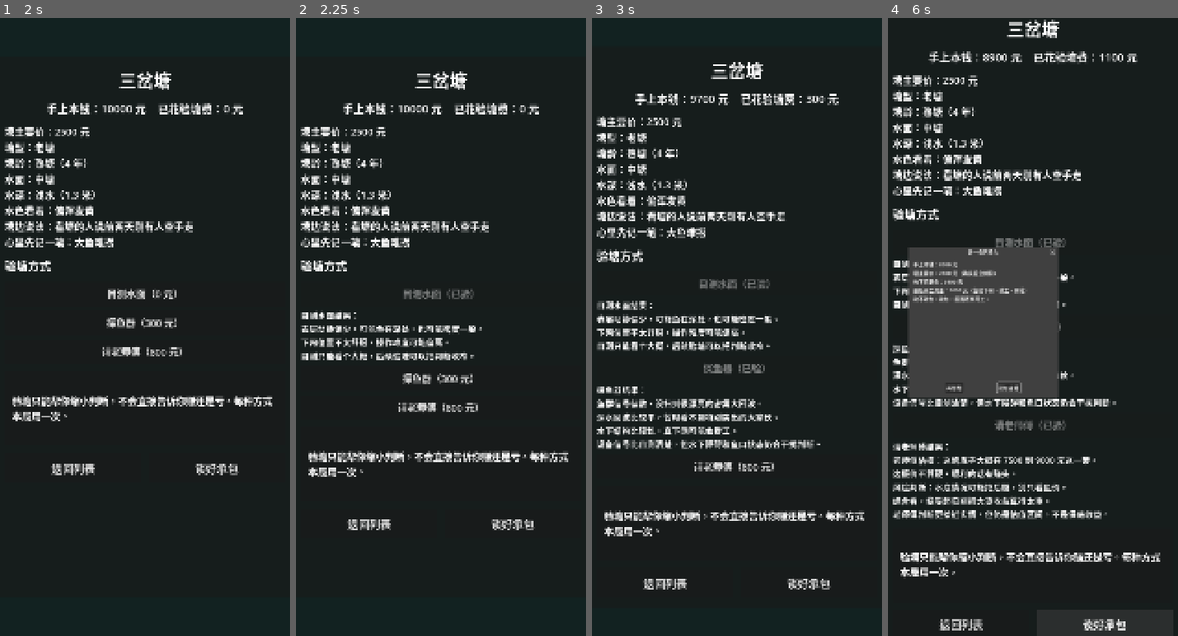
Above: before the commit, frames 1-4 (left to right).
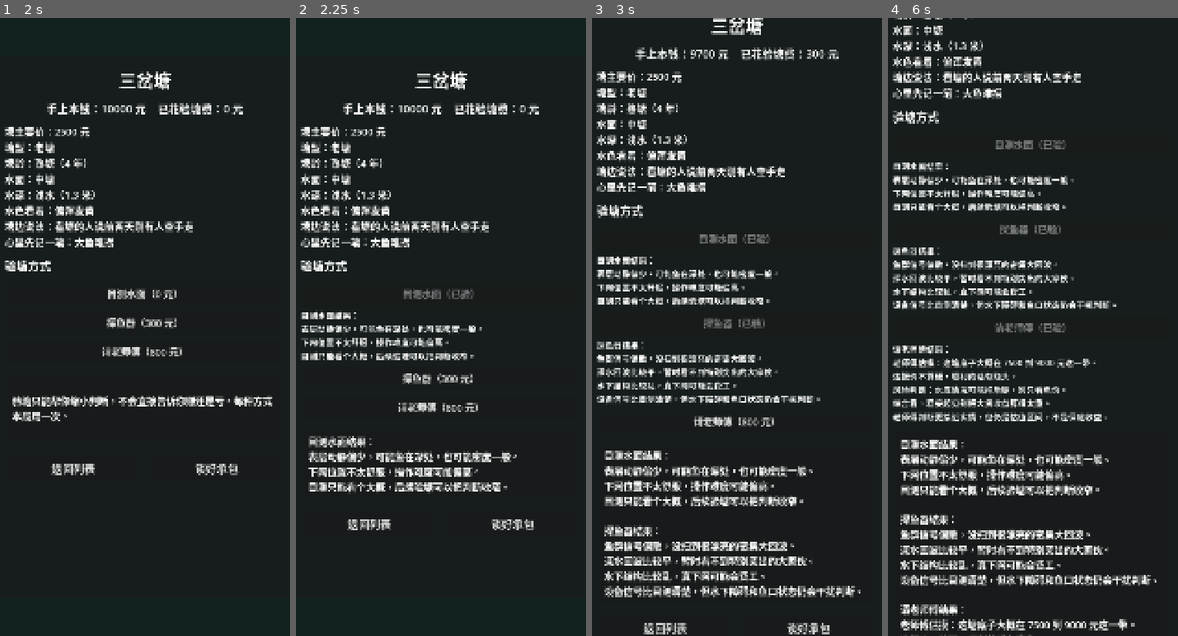
Above: after the commit, the same moments.

Repository: shawnlee6701/fishpond
Game: Godot game, scene res://scenes/Main.tscn
The game is run twice, just before and just after one commit, with the same random seed, the same clock (stepped at 60 frames per second) and the same inputs.
Inputs (mouse positions are in pixels of both pictures, inside the frame that each line leads up to):
- Up to frame 1 (2 s): click "去塘口看看" at 0.5 s; click "进塘看看" at 1.25 s
- Up to frame 2 (2.25 s): click "目测水面（0 元）" at 2 s
- Up to frame 3 (3 s): click "探鱼器（300 元）" at 2.75 s
- Up to frame 4 (6 s): click "请老师傅（800 元）" at 3.5 s; click (960, 623) at 4.25 s, where only the run before the commit has a clickable "返回列表"; click (1033, 252) at 5 s, where only the run before the commit has a clickable "进塘看看"; click (1105, 623) at 5.75 s, where only the run before the commit has a clickable "谈好承包"

Frame 1 is identical in both runs. In frame 2, 2.8% of the frame differs, in the area x 4-94%, y 67-77%; in frame 3, 24%; in frame 4, 32%, in the area x 1-94%, y 0-100%.

Commit message:
Fix MVP flow test issues

Diff:
--- a/scripts/game_state.gd
+++ b/scripts/game_state.gd
@@ -75,6 +75,7 @@
 func set_inspection_result(tool_id: String, result_text: String) -> void:
 	inspection_results_by_tool[tool_id] = result_text
 	inspection_feedback_by_tool[tool_id] = result_text
+	inspection_results.append(result_text)
 
 func set_inspection_feedback(tool_id: String, feedback_text: String) -> void:
 	inspection_feedback_by_tool[tool_id] = feedback_text
--- a/scripts/pond_generator.gd
+++ b/scripts/pond_generator.gd
@@ -38,6 +38,8 @@
 	pond_types = DataLoaderScript.load_json(DataLoaderScript.POND_TYPES_PATH, [])
 
 func generate_daily_ponds(day: int, current_cash: int = 10000) -> Array[Dictionary]:
+	var game_balance: Dictionary = DataLoaderScript.load_json(DataLoaderScript.GAME_BALANCE_PATH, {})
+	var ponds_per_day := maxi(1, int(game_balance.get("ponds_per_day", 3)))
 	var ponds: Array[Dictionary] = []
 	var profiles := VALUE_PROFILES.duplicate()
 	profiles.shuffle()
@@ -46,8 +48,12 @@
 	var name_pool := POND_NAMES.duplicate()
 	name_pool.shuffle()
 
-	for index in range(3):
-		ponds.append(_generate_pond(day, index, str(profiles[index]), str(QUOTE_TIERS[index]), str(rumor_pool[index]), str(name_pool[index]), current_cash))
+	for index in range(ponds_per_day):
+		var profile := str(profiles[index % profiles.size()])
+		var quote_tier := str(QUOTE_TIERS[mini(index, QUOTE_TIERS.size() - 1)])
+		var rumor := str(rumor_pool[index % rumor_pool.size()])
+		var pond_name := str(name_pool[index % name_pool.size()])
+		ponds.append(_generate_pond(day, index, profile, quote_tier, rumor, pond_name, current_cash))
 
 	return ponds
 
--- a/scripts/pond_list.gd
+++ b/scripts/pond_list.gd
@@ -26,7 +26,7 @@
 		game_state.daily_ponds_day = game_state.day
 
 	var ponds := game_state.daily_ponds
-	day_label.text = "第 %d 天：今天有 3 口塘可谈，先看牌面再决定。" % game_state.day
+	day_label.text = "第 %d 天：今天有 %d 口塘可谈，先看牌面再决定。" % [game_state.day, ponds.size()]
 	cash_label.text = "手上本钱：%d 元" % game_state.cash
 
 	for child in card_list.get_children():
Not shown, changed: AGENTS.md
